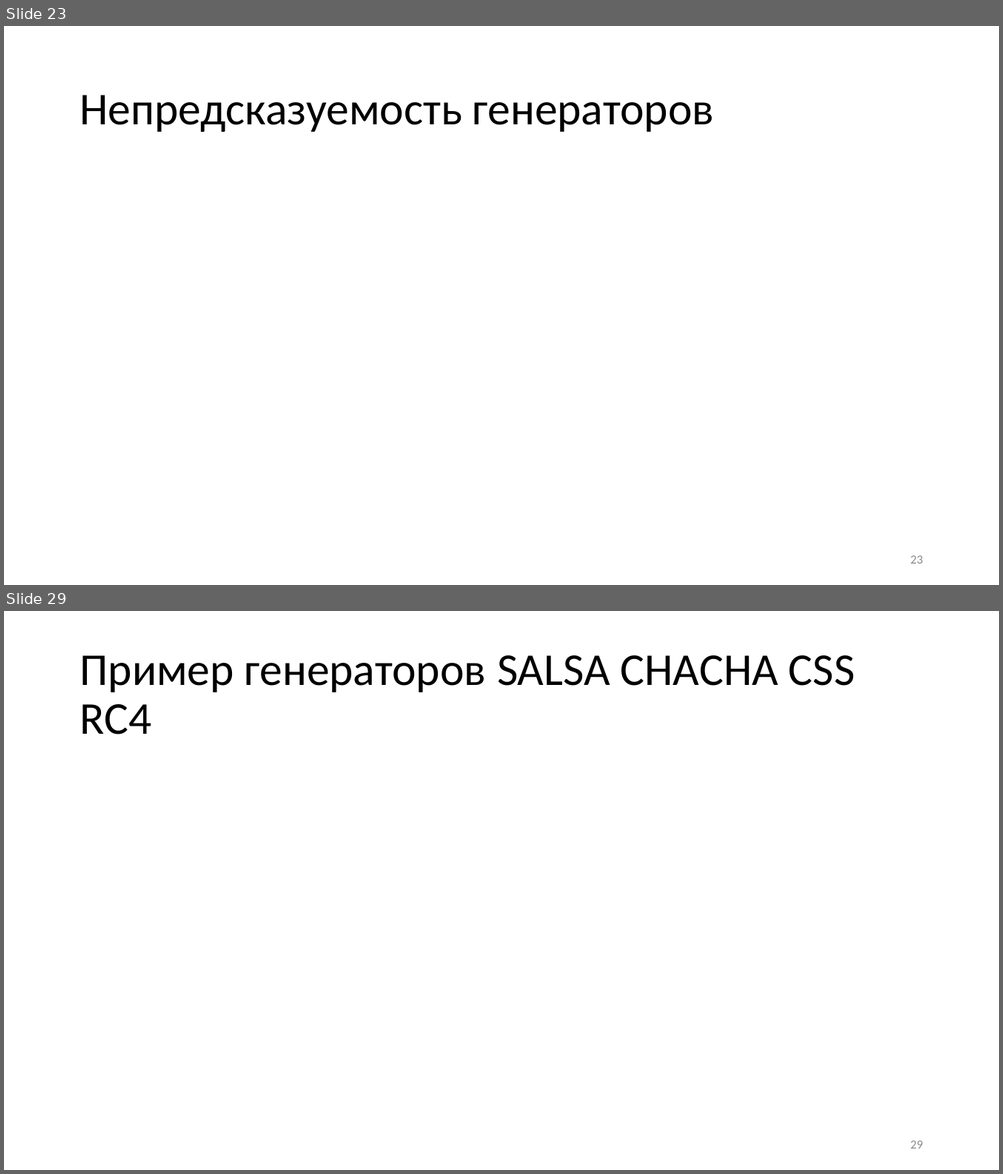
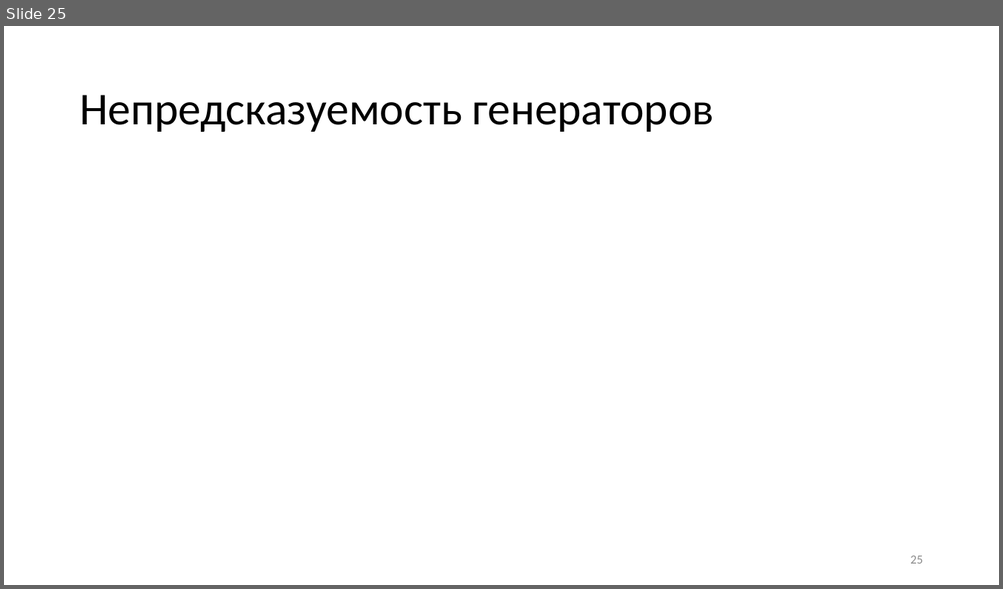
Before and after one commit to CryptoCourse/CryptoLectures, a slide deck: Lectures/Lecture2.pptx. Shown one above the other, each under a label of ours: slides 23 and 29 before the commit, slide 25 after it; the slides between them are not shown. The pictures are 1003x1174 and 1003x589 pixels, drawn with LibreOffice and Linux fonts; fonts in the diff are those of the drawing; grey boxes stand for pictures. Boxes give left, top, right and bottom in pixels: in the first picture for what was removed or moved away, otherwise in the second. Text is boxed around its words. In the diff, an @@ line names an element or a change of style, - is before the commit and + after.

```diff
--- a/Lectures/Lecture2.pptx
+++ b/Lectures/Lecture2.pptx
@@ slide 29 removed at (4, 611, 999, 1170), background #FFFFFF @@
@@ title removed at (79, 655, 854, 735) @@
-Пример генераторов SALSA CHACHA CSS RC4
@@ page number removed at (910, 1141, 922, 1149) @@
-29
@@ what was slide 23 is now slide 25 @@
@@ page number at (910, 556, 922, 564): text changed @@
-23
+25
```
Also in this commit, not shown: 5 slides changed, 9 slides added, 4 other slides removed, 1 other file.
